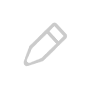
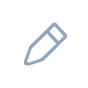
Layers edited between the first and the second 88x88 image:
painted on "Edit-pencil-outline-in-circular-button.svg 拷贝" over left=23, top=49, right=41, bottom=67
